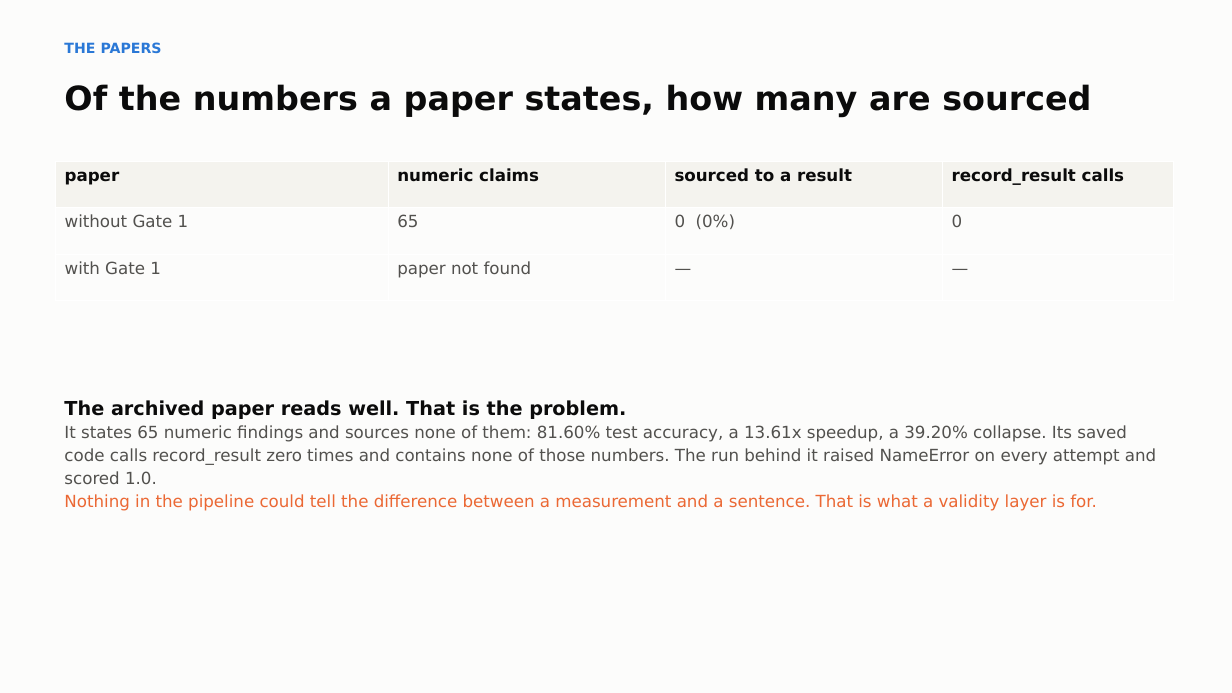
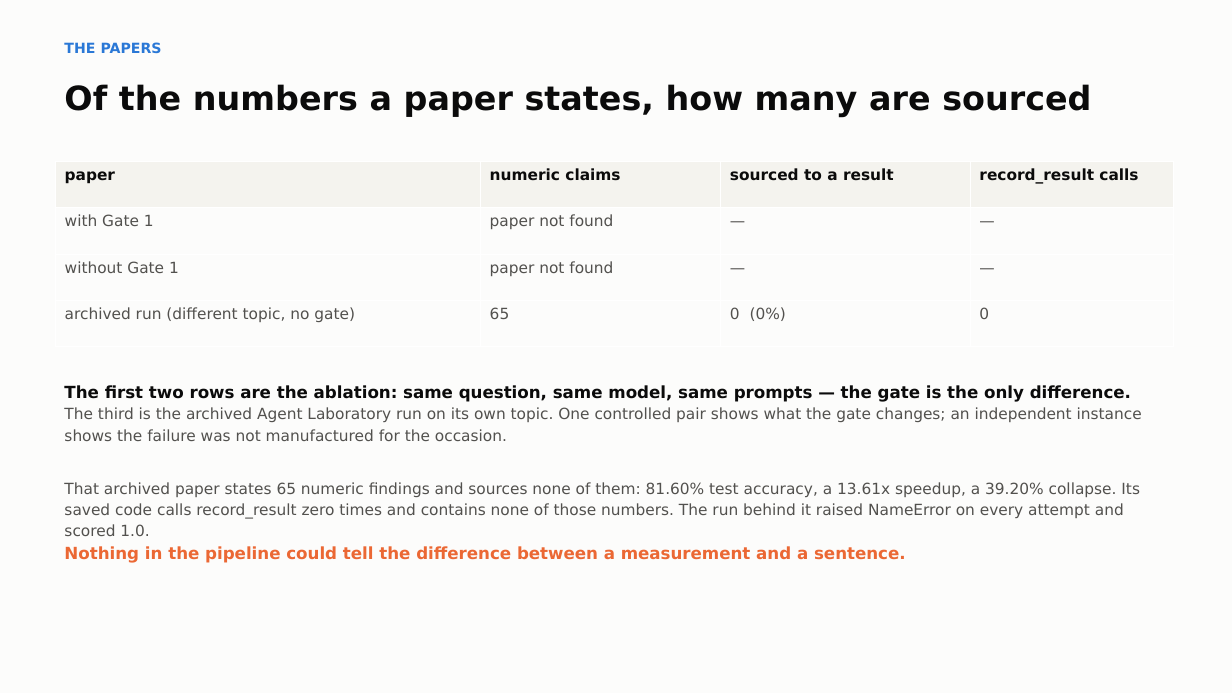
Before and after one commit to bananatruck/gates, a slide deck: slide 6 of reports/GATE1_DECK.pptx. Drawn at 1232x693 pixels with LibreOffice and Linux fonts; fonts in the diff are those of the drawing. Boxes give left, top, right and bottom in pixels: in the first picture for what was removed or moved away, otherwise in the second. Text is boxed around its words. In the diff, an @@ line names an element or a change of style, - is before the commit and + after.

Commit message:
Audit three papers, and say which pair is the controlled one
The archived paper is on SGC/Cora; the gated run is on data efficiency. Setting
those two side by side would compare a gate against a topic change, and any
difference could be read either way.

So the table now has three rows. The first two are the real ablation: same
research question, same engineer model, same prompts, GATES_GATE1=off on one
side -- the gate is the only variable. The third is the archived run, kept
because a controlled pair shows what the gate changes while an independent
instance shows the failure was not manufactured for the occasion. The slide and
the section both say which is which, since a reader who assumes all three are
comparable would draw a stronger conclusion than the evidence supports.

Rows for runs still in flight read "paper not found" rather than rendering as
zero.

```diff
--- a/reports/GATE1_DECK.pptx
+++ b/reports/GATE1_DECK.pptx
@@ table at bbox=[55, 162, 1174, 347] @@
-row 2: without Gate 1 | 65 | 0 (0%) | 0
+row 3: without Gate 1 | paper not found | — | —
+row 4: archived run (different topic, no gate) | 65 | 0 (0%) | 0
@@ text at bbox=[64, 385, 1142, 563]: text changed; size 13 to 12 pt @@
-The archived paper reads well. That is the problem.
-It states 65 numeric findings and sources none of them: 81.60% test accuracy, a 13.61x speedup, a 39.20% collapse. Its saved code calls record_result zero times and contains none of those numbers. The run behind it raised NameError on every attempt and scored 1.0.
-Nothing in the pipeline could tell the difference between a measurement and a sentence. That is what a validity layer is for.
+The first two rows are the ablation: same question, same model, same prompts — the gate is the only difference.
+The third is the archived Agent Laboratory run on its own topic. One controlled pair shows what the gate changes; an independent instance shows the failure was not manufactured for the occasion.
+That archived paper states 65 numeric findings and sources none of them: 81.60% test accuracy, a 13.61x speedup, a 39.20% collapse. Its saved code calls record_result zero times and contains none of those numbers. The run behind it raised NameError on every attempt and scored 1.0.
+Nothing in the pipeline could tell the difference between a measurement and a sentence.
```
Also in this commit, not shown: 1 other slide changed, 4 other files.
